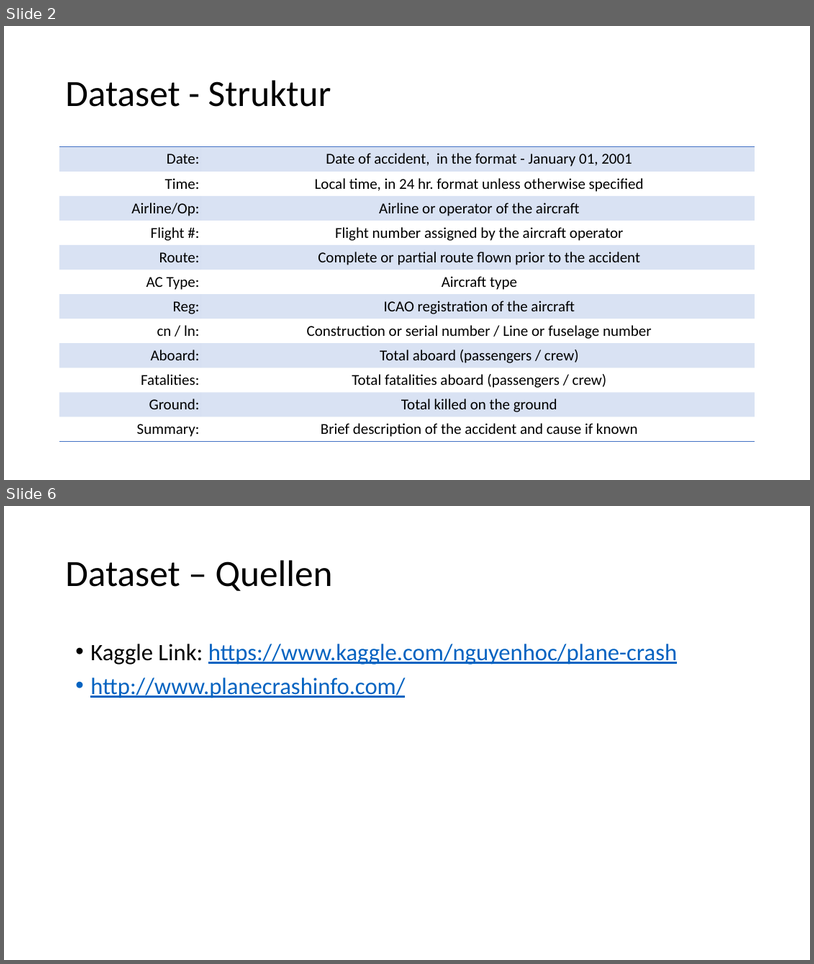
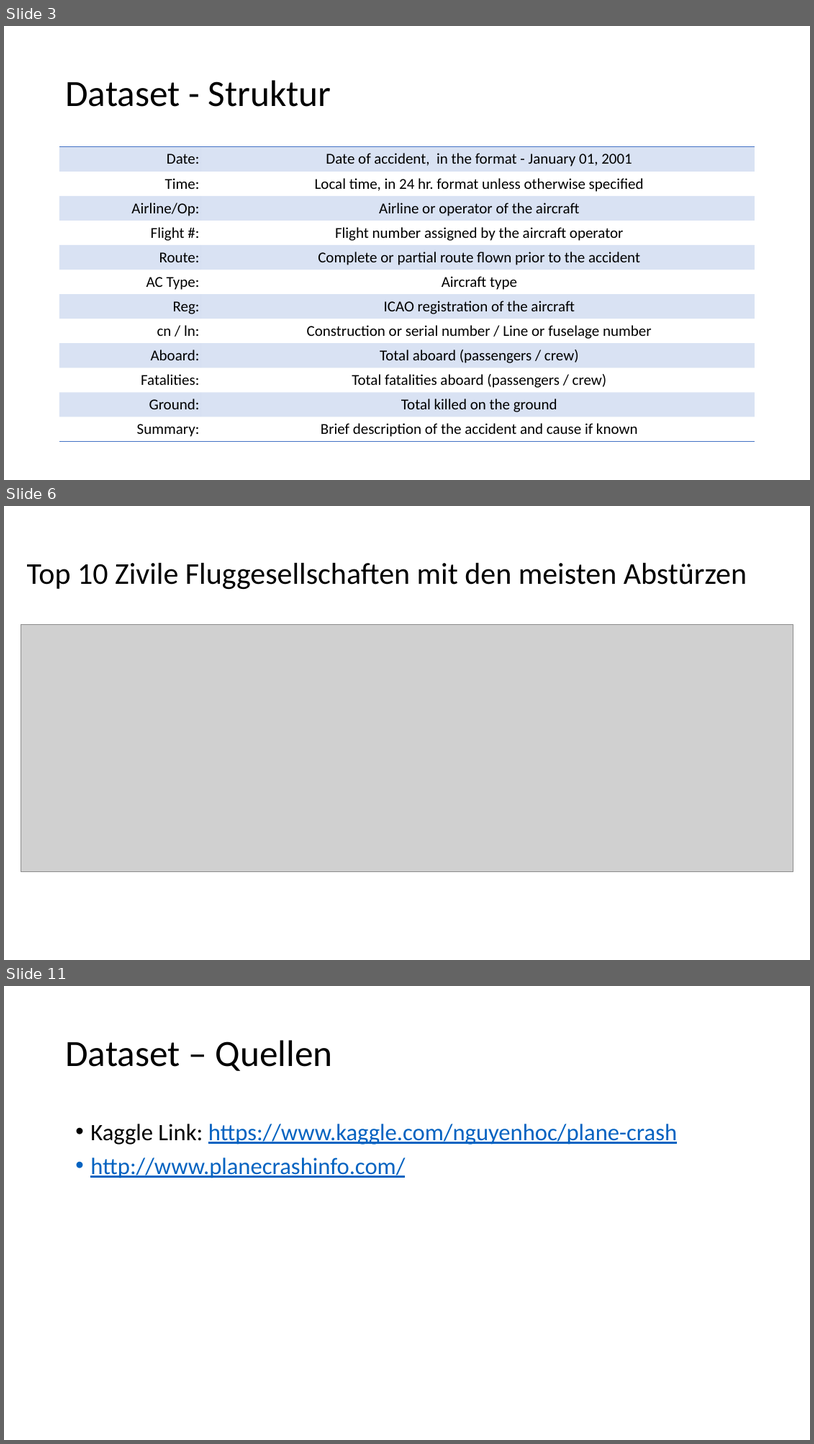
Before and after one commit to nojetlag/CASINFE18_BigData, a slide deck: Historical Plane Crashes/Präsentation/Leistungsnachweis BigData Plane Crashes.pptx. Shown one above the other, each under a label of ours: slides 2 and 6 before the commit, slides 3, 6 and 11 after it; the slides between them are not shown. The pictures are 814x964 and 814x1444 pixels, drawn with LibreOffice and Linux fonts; fonts in the diff are those of the drawing; grey boxes stand for pictures. Boxes give left, top, right and bottom in pixels: in the first picture for what was removed or moved away, otherwise in the second. Text is boxed around its words. In the diff, an @@ line names an element or a change of style, - is before the commit and + after.

```diff
--- a/Historical Plane Crashes/Präsentation/Leistungsnachweis BigData Plane Crashes.pptx
+++ b/Historical Plane Crashes/Präsentation/Leistungsnachweis BigData Plane Crashes.pptx
@@ slide 6 added at (4,506,810,960), background #FFFFFF @@
@@ title added at (27,563,747,590), 36 pt, text #000000 @@
+Top 10 Zivile Fluggesellschaften mit den meisten Abstürzen
@@ picture added at (21,625,794,871) @@
@@ what was slide 2 is now slide 3 @@
@@ what was slide 6 is now slide 11 @@
```
Also in this commit, not shown: 1 slide changed, 6 other slides added, 2 slides removed, 1 other file.
